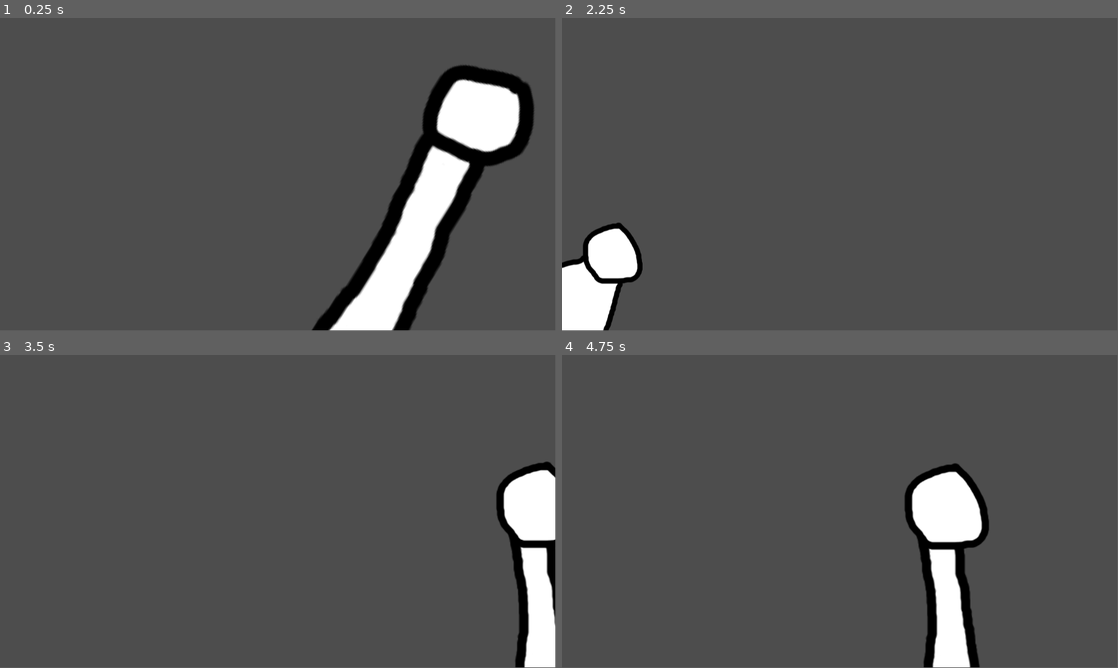
Above: before the commit, frames 1-4 (two rows, left to right).
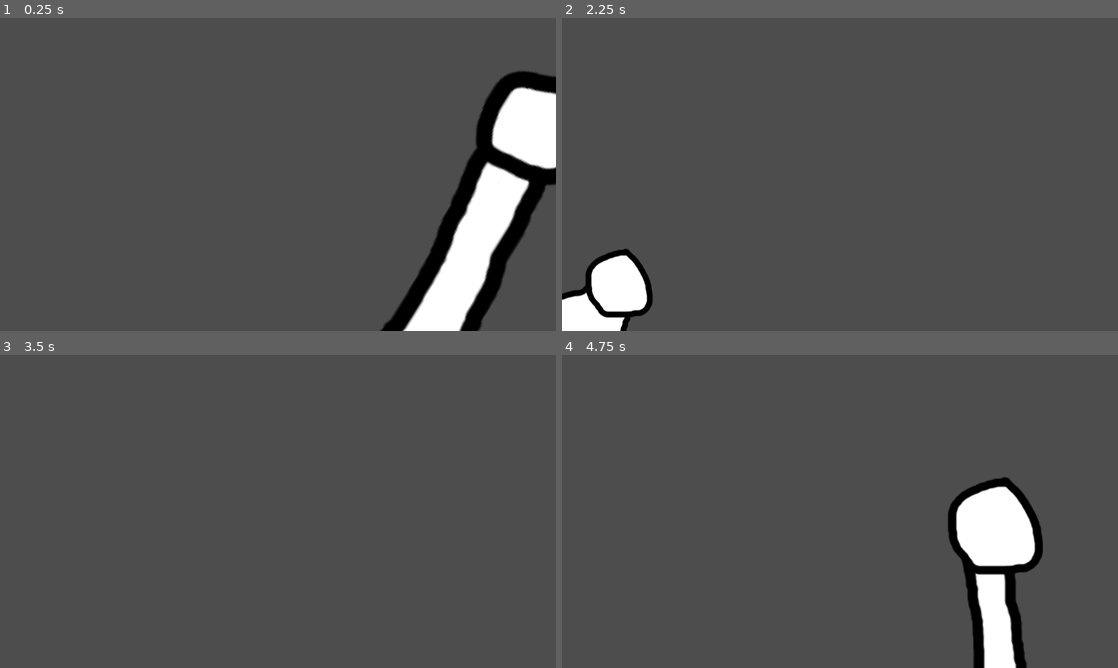
Above: after the commit, the same moments.

Repository: kazetatsu/Raise
Game: Godot game, scene res://big_game.tscn
Two runs of this game, one before a commit and one after it. Both use one fixed random seed, a clock stepped at 60 frames per second and the inputs below.
Inputs:
- Up to frame 1 (0.25 s): no input
- Up to frame 2 (2.25 s): hold W (W) 0.53-1.28 s; tap Enter at 1.25 s; tap W (W) at 1.35 s; tap Space at 2 s; hold W (W) from 2.03 s (still down)
- Up to frame 3 (3.5 s): release W (W) at 2.78 s; tap W (W) at 2.85 s
- Up to frame 4 (4.75 s): hold W (W) 3.53-4.28 s; tap W (W) at 4.35 s
In our replay, the window is 799x449 before the commit and 800x450 after it. These sizes can differ from the game's own. Grey fills any space a smaller window leaves; there, only what the larger window draws over its background counts as a difference.

The runs differ from the first frame. In frame 1, 19% of the frame differs, in the area x 56-100%, y 14-100%; in frame 2, 2.9%; in frame 3, 5.1%; in frame 4, 11%.

Commit message:
Change viewport size

Diff:
--- a/project.godot
+++ b/project.godot
@@ -15,6 +15,11 @@
 config/features=PackedStringArray("4.2", "GL Compatibility")
 config/icon="res://icon.svg"
 
+[display]
+
+window/size/viewport_width=1024
+window/size/viewport_height=576
+
 [input]
 
 W={
@@ -25,5 +30,4 @@
 
 [rendering]
 
-renderer/rendering_method="gl_compatibility"
-renderer/rendering_method.mobile="gl_compatibility"
+renderer/rendering_method="mobile"
